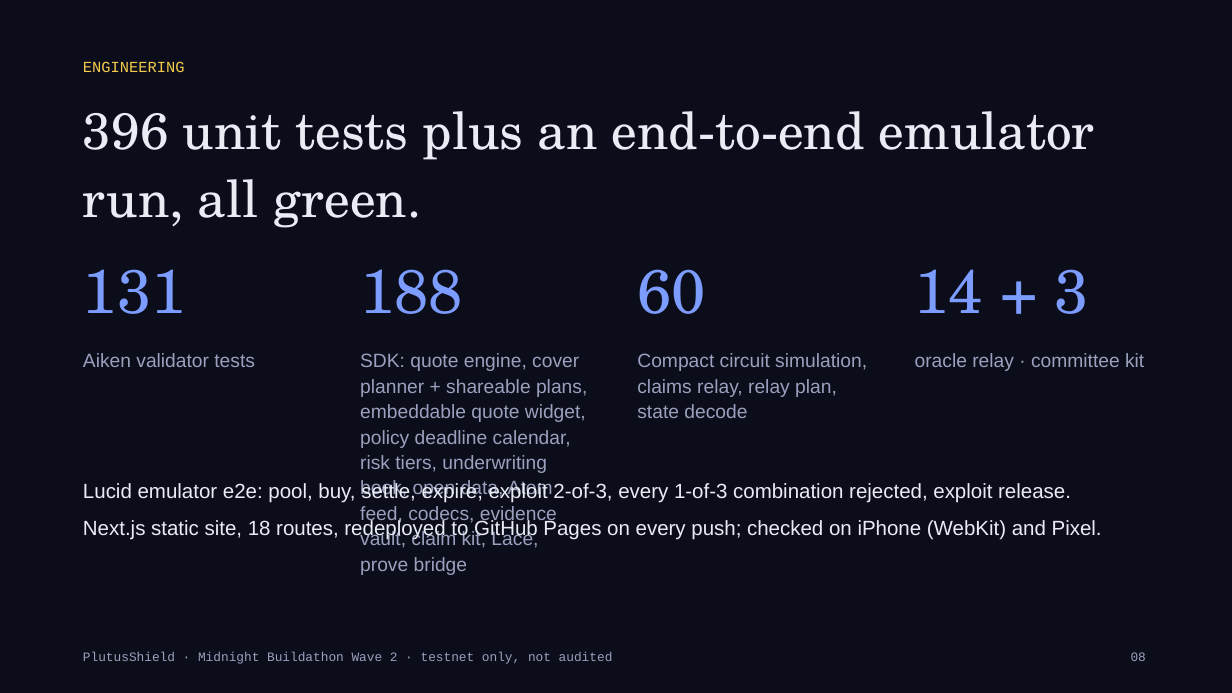
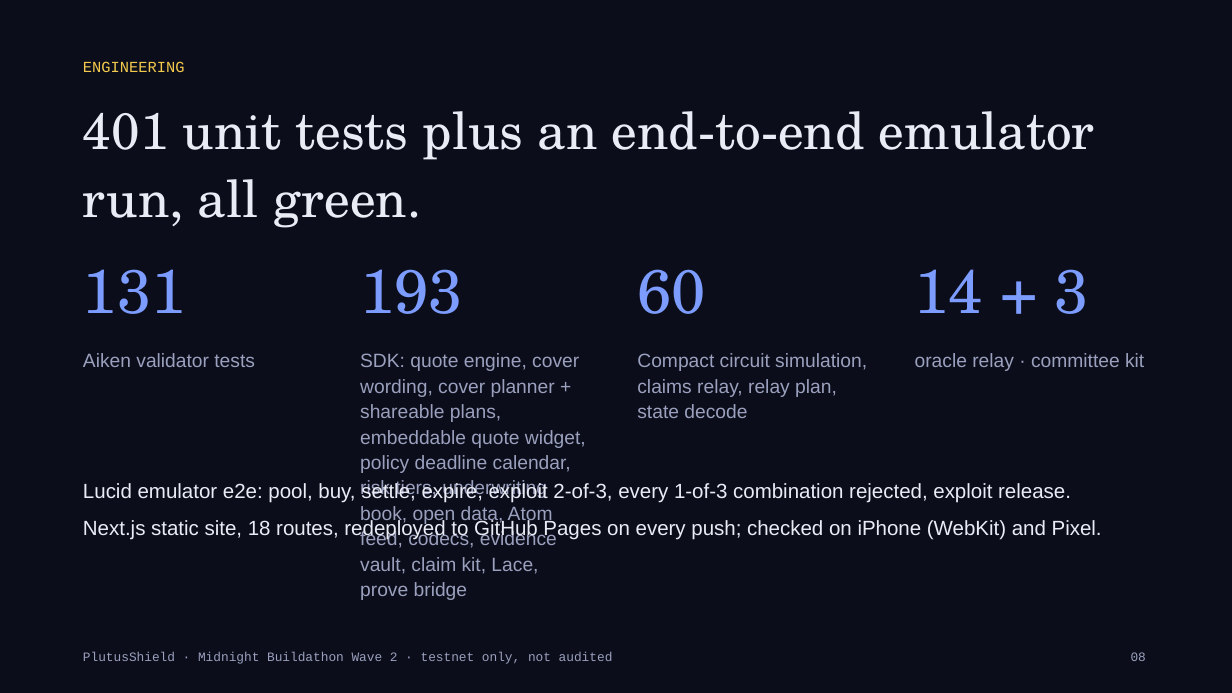
Before and after one commit to Kshot3000/PlutusShield, a slide deck: slide 8 of docs/buildathon/PlutusShield-Wave2-deck.pptx. Drawn at 1232x693 pixels with LibreOffice and Linux fonts; fonts in the diff are those of the drawing. Boxes give left, top, right and bottom in pixels: in the first picture for what was removed or moved away, otherwise in the second. Text is boxed around its words. In the diff, an @@ line names an element or a change of style, - is before the commit and + after.

Commit message:
Cover wording: plain-language terms on /docs/terms, generated from the deployment params
Insurance wording usually asks the buyer to trust the issuer's copy. Here
each live product's terms are built by the SDK (packages/sdk/src/wording.ts)
from the same Preview deployment `params` the validator was compiled with:
trigger, oracle quorum or assessor committee, waiting period, sale guard,
term range, premium floor, single-policy and utilization caps, payout and
the claim deadline, plus what is not covered. Every clause says who enforces
it (validator, oracle quorum, assessor committee, or disclosure) and names
the check in cover.ak / exploit_cover.ak / oracle.ak / pricing.ak.

- SDK: coverWording, coverWordingMarkdown, fmtDuration, fmtBps; refuses
  params for the wrong product, a missing committee, a bad quorum, or a
  tranche token with unknown decimals. 5 tests pinned to the live records
  (USDM < 95.00% for 24 h, 2 of 3 feeds, 1 h wait, 14-365 days, 5 ADA /
  5 tUSDCx floor, 10% / 90% caps, 72 h grace; exploit 2 of 3 committee,
  10 min wait, 30-365 days).
- Web: /docs/terms with schedule tables, enforcement badges and a Markdown
  download built in the browser; docs nav entry; "Cover wording" link on the
  depeg and exploit product cards.
- README roadmap, WAVE2 surfaces table, SECURITY counts and deck rebuilt
  (SDK 193, 401 total).

Verified: pnpm lint clean, pnpm build:pages green (check-links 32 pages),
test-report 401 + emulator 36, --check ok.

```diff
--- a/docs/buildathon/PlutusShield-Wave2-deck.pptx
+++ b/docs/buildathon/PlutusShield-Wave2-deck.pptx
@@ text at (x1=83, y1=111, x2=1095, y2=228): text changed @@
-396 unit tests plus an end-to-end emulator run, all green.
+401 unit tests plus an end-to-end emulator run, all green.
@@ text at (x1=360, y1=269, x2=463, y2=314): text changed @@
-188
+193
@@ text at (x1=360, y1=353, x2=586, y2=600): text changed @@
-SDK: quote engine, cover planner + shareable plans, embeddable quote widget, policy deadline calendar, risk tiers, underwriting book, open data, Atom feed, codecs, evidence vault, claim kit, Lace, prove bridge
+SDK: quote engine, cover wording, cover planner + shareable plans, embeddable quote widget, policy deadline calendar, risk tiers, underwriting book, open data, Atom feed, codecs, evidence vault, claim kit, Lace, prove bridge
```
Also in this commit, not shown: 15 other files.
